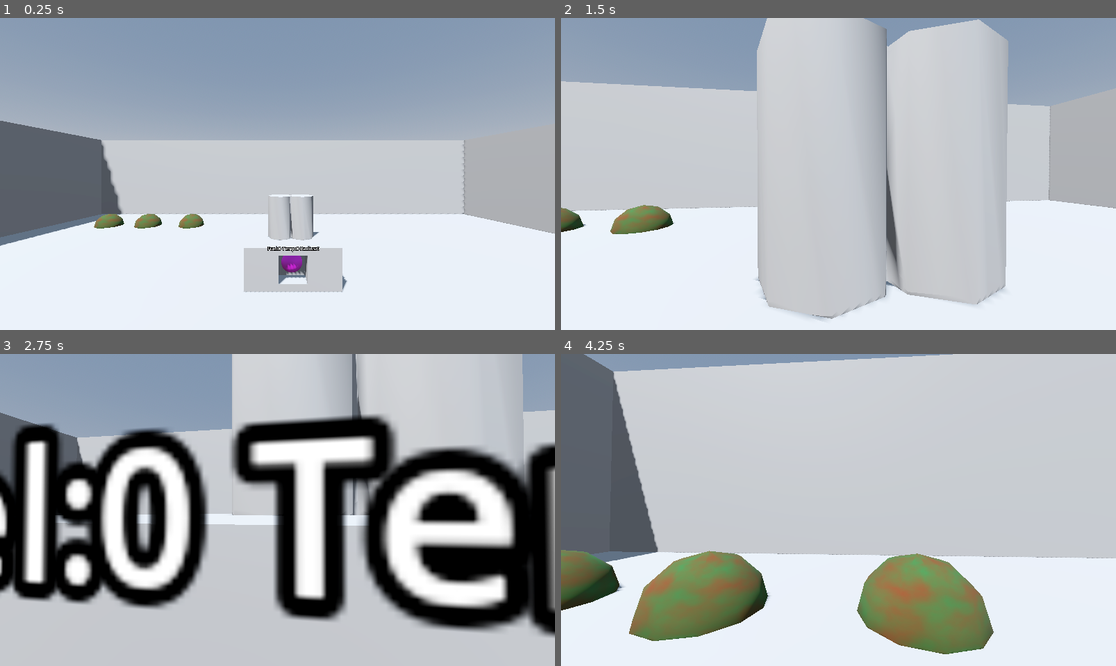
Above: before the commit, frames 1-4 (two rows, left to right).
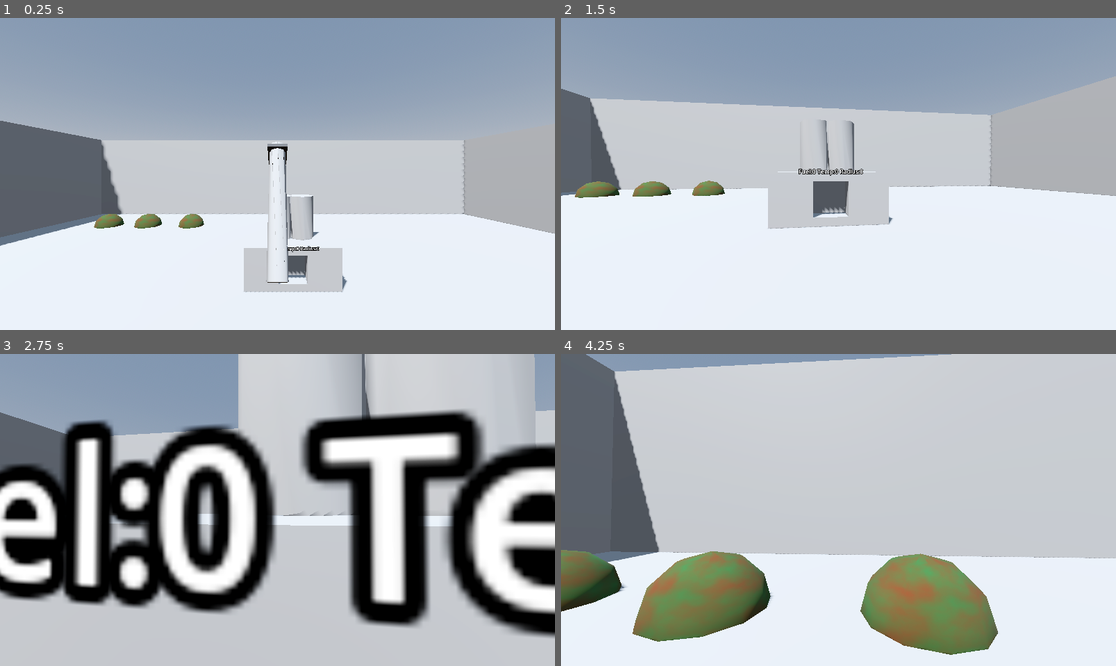
Above: after the commit, the same moments.

Repository: Elloce/LD57
Game: Godot game, scene res://main.tscn
Two runs of this game, one before a commit and one after it. Both use one fixed random seed, a clock stepped at 60 frames per second and the inputs below.
Inputs (mouse positions are in pixels of both pictures, inside the frame that each line leads up to):
- Up to frame 1 (0.25 s): no input
- Up to frame 2 (1.5 s): tap Enter (ui_accept) at 0.5, 0.77 s; move the mouse to (832, 180) at 0.52 s; press the mouse at (832, 180) at 0.53 s; hold W (forward) from 0.53 s (still down); tap E (action) at 0.6 s; move the mouse to (877, 177) at 1.27 s; release the mouse at (877, 177) at 1.28 s; click (877, 177) at 1.35 s
- Up to frame 3 (2.75 s): keep holding W (forward); tap Enter (ui_accept) at 1.52 s; tap E (action) at 1.55, 2.1 s; move the mouse to (233, 506) at 2.02 s; press the mouse at (233, 506) at 2.03 s
- Up to frame 4 (4.25 s): move the mouse to (844, 510) at 2.77 s; release W (forward) at 2.78 s; release the mouse at (844, 510) at 2.78 s; hold A (left) 2.78-3.53 s; click (844, 510) at 2.85 s; tap Enter (ui_accept) at 3.02, 3.77 s; tap E (action) at 3.05 s; move the mouse to (816, 503) at 3.52 s; press the mouse at (816, 503) at 3.53 s; hold W (forward) from 3.53 s (still down); tap O at 3.6 s

The runs differ from the first frame. In frame 1, 1.3% of the frame differs, in the area x 47-55%, y 39-85%; in frame 2, 38%; in frame 3, 50%, in the area x 0-100%, y 0-91%; in frame 4, 1.3%.

Commit message:
start on tools and +pickupcomp

Diff:
--- /dev/null
+++ b/grass.tscn
@@ -0,0 +1,19 @@
+[gd_scene load_steps=4 format=3 uid="uid://bcrk2565kv08s"]
+
+[ext_resource type="Script" path="res://script/grass.gd" id="1_ub4h6"]
+[ext_resource type="Texture2D" uid="uid://ve4wttjnrck" path="res://grass.png" id="2_flogv"]
+
+[sub_resource type="BoxShape3D" id="BoxShape3D_l4ika"]
+size = Vector3(0.170166, 0.430664, 0.25)
+
+[node name="Grass" type="StaticBody3D"]
+script = ExtResource("1_ub4h6")
+
+[node name="Sprite3D" type="Sprite3D" parent="."]
+transform = Transform3D(1, 0, 0, 0, 1, 0, 0, 0, 1, 0, 0.15, 0)
+billboard = 1
+texture_filter = 0
+texture = ExtResource("2_flogv")
+
+[node name="CollisionShape3D" type="CollisionShape3D" parent="."]
+shape = SubResource("BoxShape3D_l4ika")
--- a/item.tscn
+++ b/item.tscn
@@ -1,6 +1,7 @@
-[gd_scene load_steps=4 format=3 uid="uid://ptfwaumj5j5t"]
+[gd_scene load_steps=5 format=3 uid="uid://ptfwaumj5j5t"]
 
 [ext_resource type="Script" path="res://script/item.gd" id="1_6b0fk"]
+[ext_resource type="PackedScene" uid="uid://yamay61lfjvy" path="res://pickup_comp.tscn" id="2_ao7qk"]
 
 [sub_resource type="StandardMaterial3D" id="StandardMaterial3D_8wyd6"]
 albedo_color = Color(0.171398, 0.171398, 0.171398, 1)
@@ -8,10 +9,11 @@
 [sub_resource type="BoxShape3D" id="BoxShape3D_t66mx"]
 size = Vector3(0.164307, 0.126709, 0.43457)
 
-[node name="RigidBody3D" type="RigidBody3D"]
+[node name="RigidBody3D" type="RigidBody3D" node_paths=PackedStringArray("colored")]
 mass = 0.5
 continuous_cd = true
 script = ExtResource("1_6b0fk")
+colored = NodePath("CSGBox3D")
 
 [node name="CSGBox3D" type="CSGBox3D" parent="."]
 size = Vector3(0.2, 0.145508, 0.515625)
@@ -19,3 +21,6 @@
 
 [node name="CollisionShape3D" type="CollisionShape3D" parent="."]
 shape = SubResource("BoxShape3D_t66mx")
+
+[node name="PickupComp" parent="." node_paths=PackedStringArray("parent") instance=ExtResource("2_ao7qk")]
+parent = NodePath("..")
--- a/main.tscn
+++ b/main.tscn
@@ -9,6 +9,7 @@
 [ext_resource type="Script" path="res://script/area_placer.gd" id="6_vvjpg"]
 [ext_resource type="PackedScene" uid="uid://c7u8oxjwcrdsr" path="res://resource_pile.tscn" id="8_ng7p5"]
 [ext_resource type="PackedScene" uid="uid://ktc2h6ti7747" path="res://door.tscn" id="9_dqqgt"]
+[ext_resource type="PackedScene" uid="uid://dnitk64c5n7ca" path="res://tool.tscn" id="10_dl50a"]
 
 [sub_resource type="ProceduralSkyMaterial" id="ProceduralSkyMaterial_1pfqr"]
 sky_horizon_color = Color(0.64625, 0.65575, 0.67075, 1)
@@ -269,7 +270,7 @@
 [node name="Camera3D" type="Camera3D" parent="Player/Node3D"]
 
 [node name="Marker3D" type="Marker3D" parent="Player/Node3D"]
-transform = Transform3D(1, 0, 0, 0, 0.7694, -0.638768, 0, 0.638768, 0.7694, 0, -0.173173, -1.21835)
+transform = Transform3D(-1, 4.37114e-08, 7.57104e-08, 0, 0.866026, -0.5, -8.74228e-08, -0.5, -0.866026, 0, -0.173173, -1.21835)
 
 [node name="RayCast3D" type="RayCast3D" parent="Player/Node3D" node_paths=PackedStringArray("player")]
 target_position = Vector3(0, 0, -2)
@@ -322,9 +323,11 @@
 script = ExtResource("6_vvjpg")
 instances = NodePath("../Instances")
 scene = ExtResource("4_q3dbg")
+wait_time = 2.0
 heat_giver = NodePath("..")
 
 [node name="MeshInstance3D" type="MeshInstance3D" parent="Furnace/AreaPlacer"]
+visible = false
 mesh = SubResource("SphereMesh_8mud2")
 skeleton = NodePath("../..")
 
@@ -385,3 +388,14 @@
 
 [node name="Door" parent="." instance=ExtResource("9_dqqgt")]
 transform = Transform3D(-4.37114e-08, 0, -1, 0, 1, 0, 1, 0, -4.37114e-08, -20.033, 2, 0.798267)
+
+[node name="Door2" parent="." instance=ExtResource("9_dqqgt")]
+transform = Transform3D(-4.37114e-08, 0, -1, 0, 1, 0, 1, 0, -4.37114e-08, 0.966999, 2, 26.7983)
+heat_needed = 64.0
+
+[node name="Door3" parent="." instance=ExtResource("9_dqqgt")]
+transform = Transform3D(-4.37114e-08, 0, -1, 0, 1, 0, 1, 0, -4.37114e-08, 43.967, 2, 1.58431)
+heat_needed = 128.0
+
+[node name="Tool" parent="." instance=ExtResource("10_dl50a")]
+transform = Transform3D(1, 1.06581e-14, 1.42108e-14, 0, 0.866025, -0.5, -2.13163e-14, 0.5, 0.866025, 0.536859, 4.17517, -6.72063)
--- /dev/null
+++ b/pickup_comp.tscn
@@ -0,0 +1,6 @@
+[gd_scene load_steps=2 format=3 uid="uid://yamay61lfjvy"]
+
+[ext_resource type="Script" path="res://script/pickup_comp.gd" id="1_6w044"]
+
+[node name="PickupComp" type="Node3D"]
+script = ExtResource("1_6w044")
--- a/script/area_placer.gd
+++ b/script/area_placer.gd
@@ -31,8 +31,8 @@
 
 func change_influnce(val: float) -> void:
 	var rad: float = (influence.shape as SphereShape3D).radius
-	mesh_instance_3d.mesh.radius = max(0.5, rad + val)
-	influence.shape.radius = max(0.5, rad + val)
+	mesh_instance_3d.mesh.radius = val
+	influence.shape.radius = val
 
 
 func place_scenes_randomly() -> void:
@@ -49,7 +49,7 @@
 	)
 
 	# Instantiate the scene
-	var instance: Item = preload("res://item.tscn").instantiate()
+	var instance = preload("res://grass.tscn").instantiate()
 	instances.add_child(instance)
 
 	# Set the position of the instance
--- a/script/character_body_3d.gd
+++ b/script/character_body_3d.gd
@@ -80,9 +80,7 @@
 	if Input.is_action_just_pressed("action"):
 		if held_Item:
 			var item: Item = held_Item
-			item.following = null
-			item.freeze = false
-			item.sleeping = false
+			item.drop()
 			held_Item = null
 			print(item.freeze)
 
@@ -142,8 +140,7 @@
 
 
 func pickup(item: Item) -> void:
+#	if not held_Item:
+	print(item)
+	item.pickup(hands)
 	held_Item = item
-	held_Item.following = hands
-	held_Item.global_position = hands.global_position
-	held_Item.rotation = Vector3.ZERO
-	held_Item.freeze = true
--- a/script/furnace.gd
+++ b/script/furnace.gd
@@ -12,6 +12,7 @@
 var items: Array
 var work_time: float = 0
 var temp: float
+var radius: float
 var current_fuel: Dictionary
 
 
@@ -31,12 +32,14 @@
 			heat_area.can_place = true
 		else:
 			particles(false)
-			heat_area.change_influnce(-0.002)
 			temp = max(0, temp - 0.002)
+			radius = max(0, radius - 0.002)
+			heat_area.change_influnce(radius)
 			heat_area.can_place = false
 			return
-	temp = clamp(temp + 0.02, 0, current_fuel.max_heat)  #0.02
-	heat_area.change_influnce(0.02)
+	temp = clamp(temp + 0.005, 0, current_fuel.max_heat)  #0.02
+	radius = clamp(radius + 0.005, 0, current_fuel.max_radius)  #0.02
+	heat_area.change_influnce(radius)
 	work_time -= delta
 
 
--- a/script/game.gd
+++ b/script/game.gd
@@ -5,9 +5,9 @@
 const game: Dictionary = {
 	items =
 	{
-		0: {burn_time = 20, max_heat = 32, color = "#353540"},
-		1: {burn_time = 40, max_heat = 64, color = "#e39347"},
-		2: {burn_time = 60, max_heat = 128, color = "#ca5954"}
+		0: {burn_time = 20, max_heat = 32,max_radius = 24, color = "#353540"},
+		1: {burn_time = 40, max_heat = 64,max_radius = 24*2, color = "#e39347"},
+		2: {burn_time = 60, max_heat = 128,max_radius = 24*3, color = "#ca5954"}
 	},
 	recipe = {0: {}}
 }
--- /dev/null
+++ b/script/grass.gd
@@ -0,0 +1 @@
+extends StaticBody3D
--- a/script/item.gd
+++ b/script/item.gd
@@ -1,22 +1,29 @@
 class_name Item extends RigidBody3D
 
-var item_name: String = "item"
-var following: Node3D
+@export var colored: CSGShape3D
 
-@onready var csg_box_3d: CSGBox3D = $CSGBox3D
+@onready var pickup_comp: Node3D = $PickupComp
+
 var data: Dictionary
 
 
-func _process(delta: float) -> void:
-	if following:
-		global_position = following.global_position
+func pickup(node: Node3D) -> void:
+	pickup_comp.following = node
+	global_rotation = node.global_rotation
+	freeze = true
+
+
+func drop() -> void:
+	pickup_comp.following = null
+	freeze = false
+	sleeping = false
 
 
 func setup(_data: Dictionary, position: Vector3) -> void:
 	data = _data
 	var mat: StandardMaterial3D = StandardMaterial3D.new()
 	mat.albedo_color = data.color
-	csg_box_3d.material = mat.duplicate()
+	colored.material = mat.duplicate()
 	global_position = position
 
 
--- /dev/null
+++ b/script/pickup_comp.gd
@@ -0,0 +1,9 @@
+extends Node3D
+
+@export var parent: Node3D
+var following: Node3D
+
+
+func _process(delta: float) -> void:
+	if following:
+		parent.global_position = following.global_position
--- a/script/ray_cast_3d.gd
+++ b/script/ray_cast_3d.gd
@@ -17,8 +17,7 @@
 				obj.do_action(false)
 		if collider as Item:
 			if Input.is_action_just_pressed("m1"):
-				if player.hands.get_children().is_empty():
-					player.pickup(collider)
+				player.pickup(collider)
 		if collider as Lever:
 			if Input.is_action_just_pressed("m1"):
 				collider.interact()
--- /dev/null
+++ b/tool.tscn
@@ -0,0 +1,30 @@
+[gd_scene load_steps=5 format=3 uid="uid://dnitk64c5n7ca"]
+
+[ext_resource type="PackedScene" uid="uid://yamay61lfjvy" path="res://pickup_comp.tscn" id="1_h11ib"]
+[ext_resource type="Script" path="res://script/item.gd" id="1_n1fjc"]
+
+[sub_resource type="StandardMaterial3D" id="StandardMaterial3D_6r5mt"]
+albedo_color = Color(0.305446, 0.305446, 0.305446, 1)
+
+[sub_resource type="BoxShape3D" id="BoxShape3D_dll54"]
+size = Vector3(0.138428, 0.892334, 0.143555)
+
+[node name="Tool" type="RigidBody3D" node_paths=PackedStringArray("colored")]
+script = ExtResource("1_n1fjc")
+colored = NodePath("CSGCylinder3D/CSGBox3D")
+
+[node name="CSGCylinder3D" type="CSGCylinder3D" parent="."]
+transform = Transform3D(3, 0, 0, 0, 3, 0, 0, 0, 3, 0, 0, 0)
+radius = 0.0184699
+height = 0.281425
+
+[node name="CSGBox3D" type="CSGBox3D" parent="CSGCylinder3D"]
+transform = Transform3D(1, 0, 0, 0, 1, 0, 0, 0, 1, 0, 0.126194, 0.013498)
+size = Vector3(0.0439453, 0.00878906, 0.0727539)
+material = SubResource("StandardMaterial3D_6r5mt")
+
+[node name="CollisionShape3D" type="CollisionShape3D" parent="."]
+shape = SubResource("BoxShape3D_dll54")
+
+[node name="PickupComp" parent="." node_paths=PackedStringArray("parent") instance=ExtResource("1_h11ib")]
+parent = NodePath("..")
Binary file added: grass.png
Not shown, added: grass.png.import
Not shown: 1 places in main.tscn that only renumber resources
